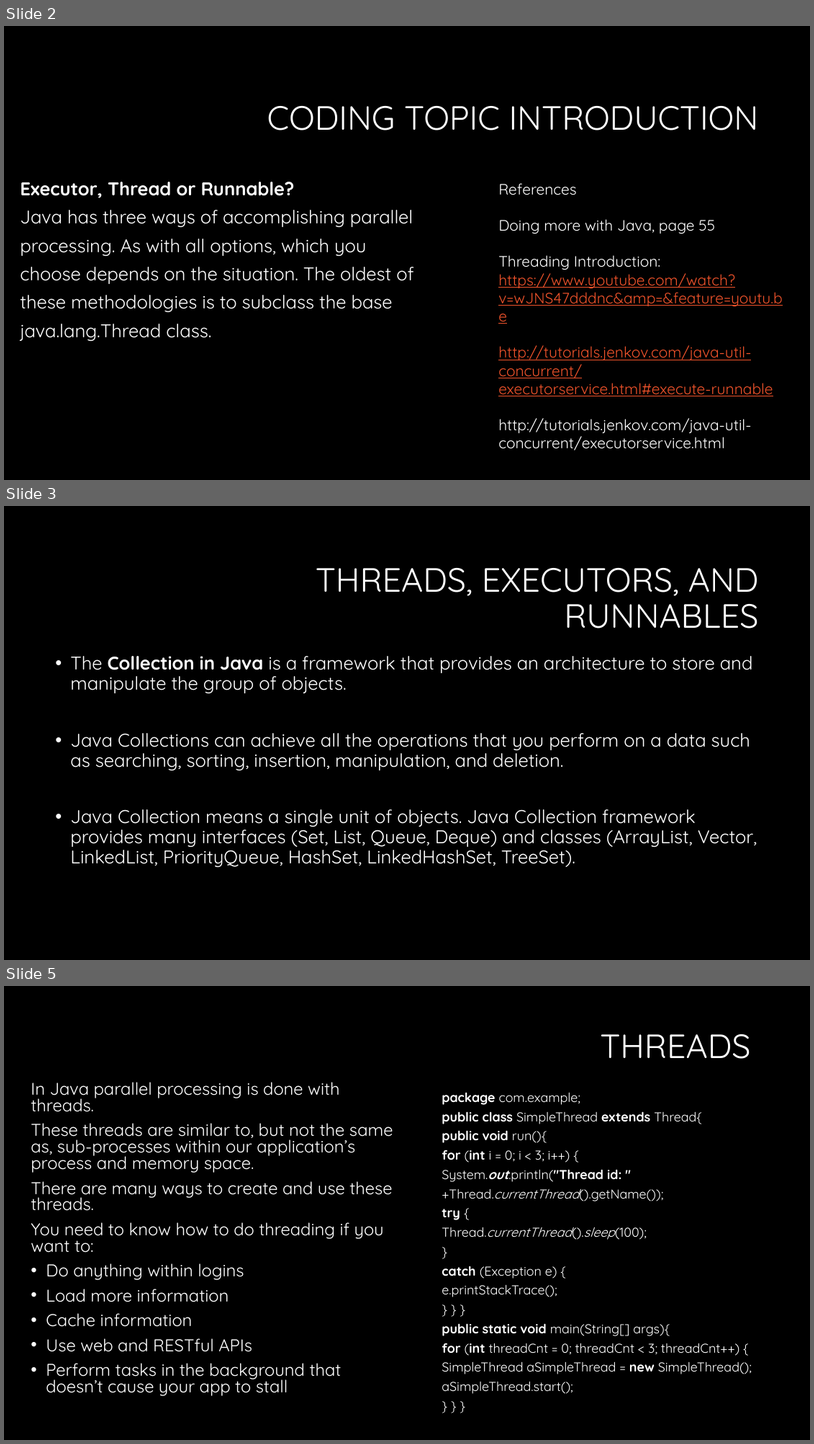
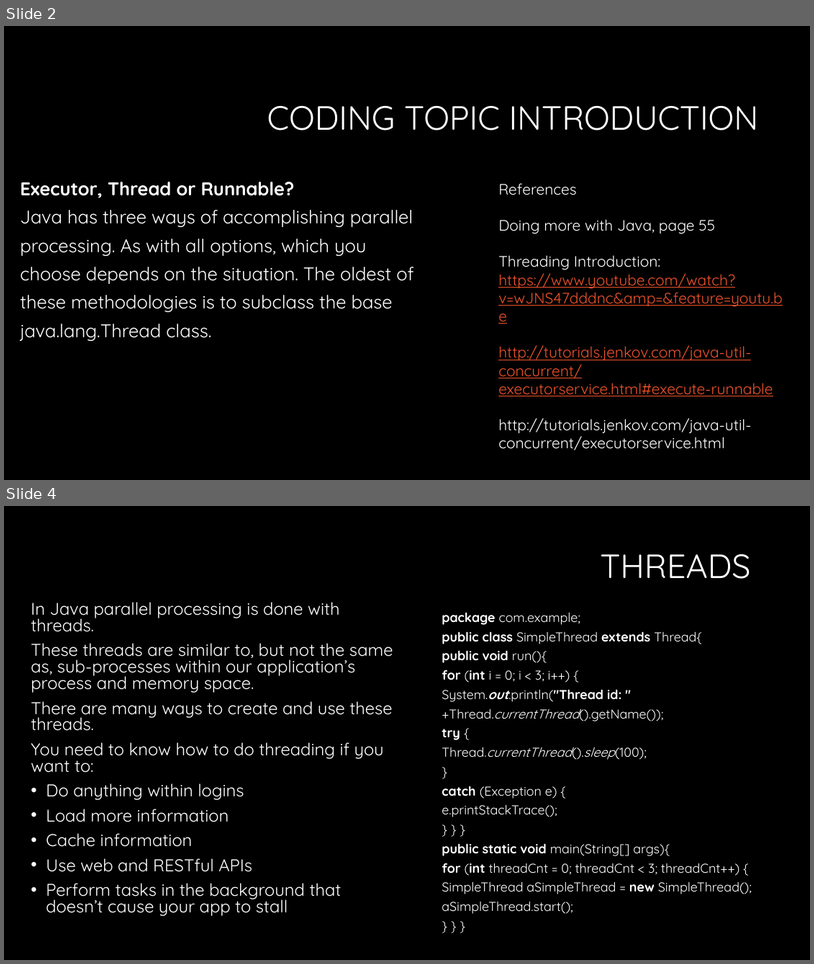
Before and after one commit to edgarrfigueroa/cit360, a slide deck: Week3 Threads, Executors, and Runnables.pptx. Shown one above the other, each under a label of ours: slides 2, 3 and 5 before the commit, slides 2 and 4 after it; the slides between them are not shown. The pictures are 814x1444 and 814x964 pixels, drawn with LibreOffice and Linux fonts; fonts in the diff are those of the drawing; background and template pictures are left out. Boxes give left, top, right and bottom in pixels: in the first picture for what was removed or moved away, otherwise in the second. Text is boxed around its words. In the diff, an @@ line names an element or a change of style, - is before the commit and + after.

```diff
--- a/Week3 Threads, Executors, and Runnables.pptx
+++ b/Week3 Threads, Executors, and Runnables.pptx
@@ slide 3 removed at [4,506,810,960], background #000000 @@
@@ title removed at [316,568,759,628] @@
-THREADS, EXECUTORS, AND RUNNABLES
@@ text removed at [70,656,757,867] @@
-• The Collection in Java is a framework that provides an architecture to store and manipulate the group of objects.
-• Java Collections can achieve all the operations that you perform on a data such as searching, sorting, insertion, manipulation, and deletion.
-• Java Collection means a single unit of objects. Java Collection framework provides many interfaces (Set, List, Queue, Deque) and classes (ArrayList, Vector, LinkedList, PriorityQueue, HashSet, LinkedHashSet, TreeSet).
@@ what was slide 5 is now slide 4 @@
```
Also in this commit, not shown: 1 slide added, 1 other slide removed.
